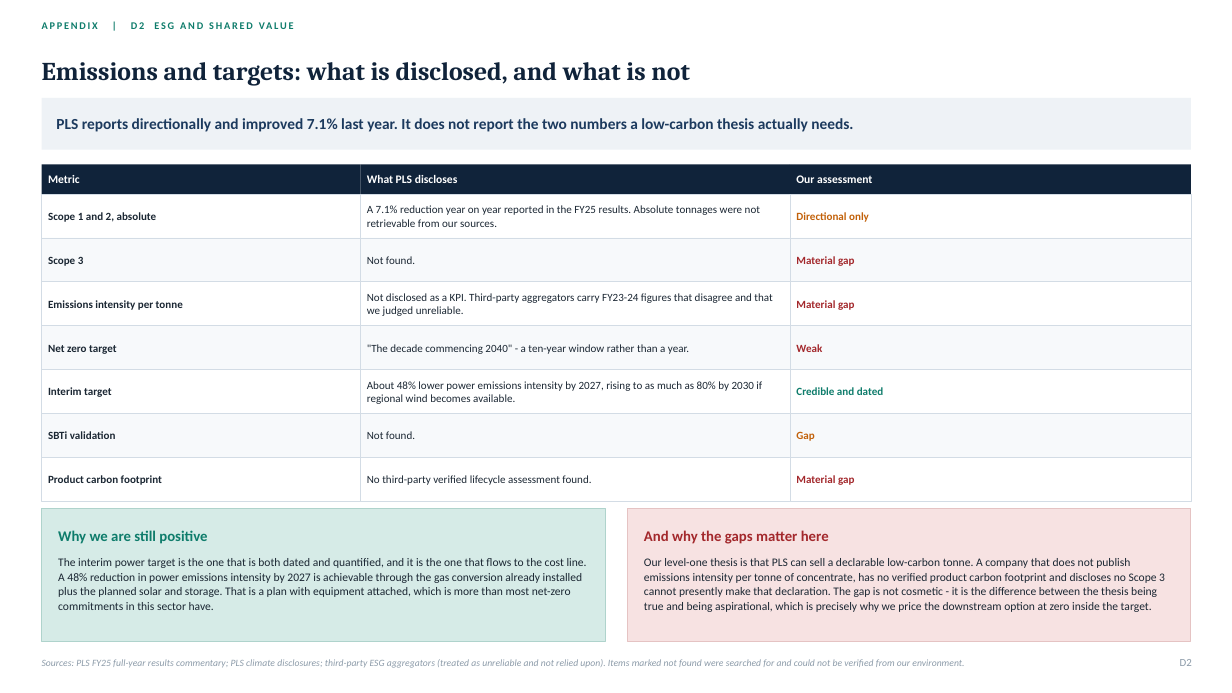
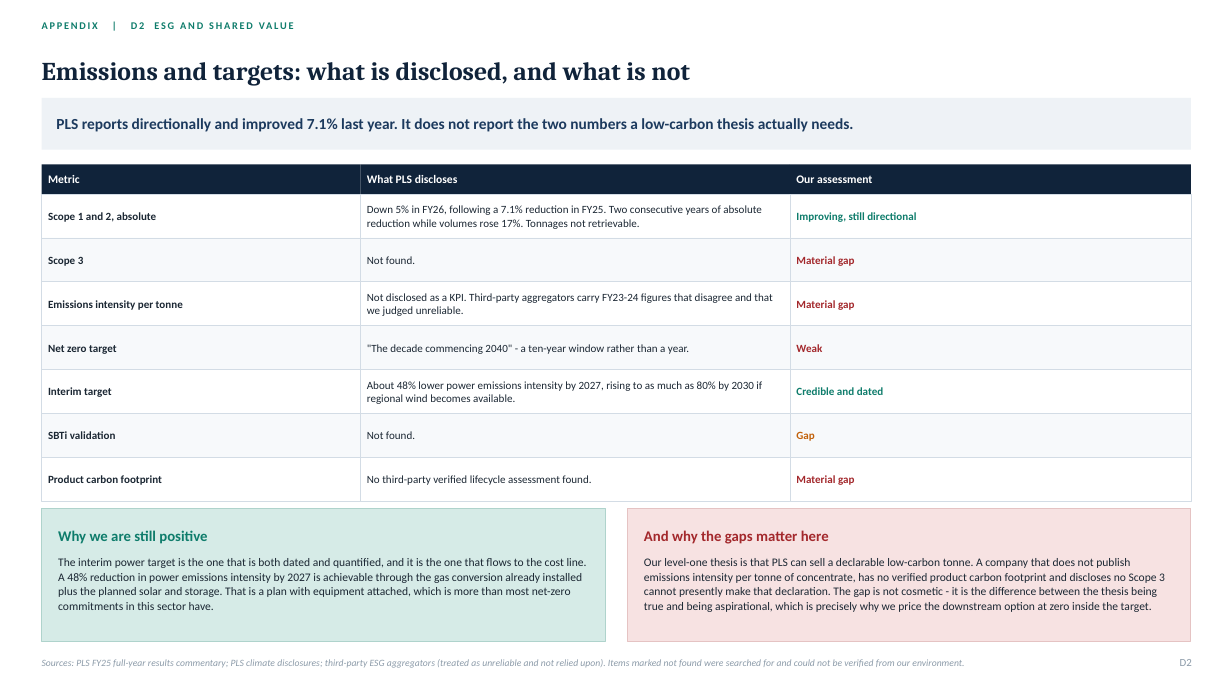
Before and after one commit to SportsSwap/for-claude, a slide deck: slide 50 of deck/PLS_Group_FMAA_2026.pptx. Drawn at 1232x693 pixels with LibreOffice and Linux fonts; fonts in the diff are those of the drawing. Boxes give left, top, right and bottom in pixels: in the first picture for what was removed or moved away, otherwise in the second. Text is boxed around its words. In the diff, an @@ line names an element or a change of style, - is before the commit and + after.

```diff
--- a/deck/PLS_Group_FMAA_2026.pptx
+++ b/deck/PLS_Group_FMAA_2026.pptx
@@ text at (367, 205, 762, 229): text changed @@
-A 7.1% reduction year on year reported in the FY25 results. Absolute tonnages were not retrievable from our sources.
+Down 5% in FY26, following a 7.1% reduction in FY25. Two consecutive years of absolute reduction while volumes rose 17%. Tonnages not retrievable.
@@ text at (796, 212, 916, 222): text changed; text colour #C2610A to #0E7C6B @@
-Directional only
+Improving, still directional
```
Also in this commit, not shown: 29 other slides changed, 19 other files.
